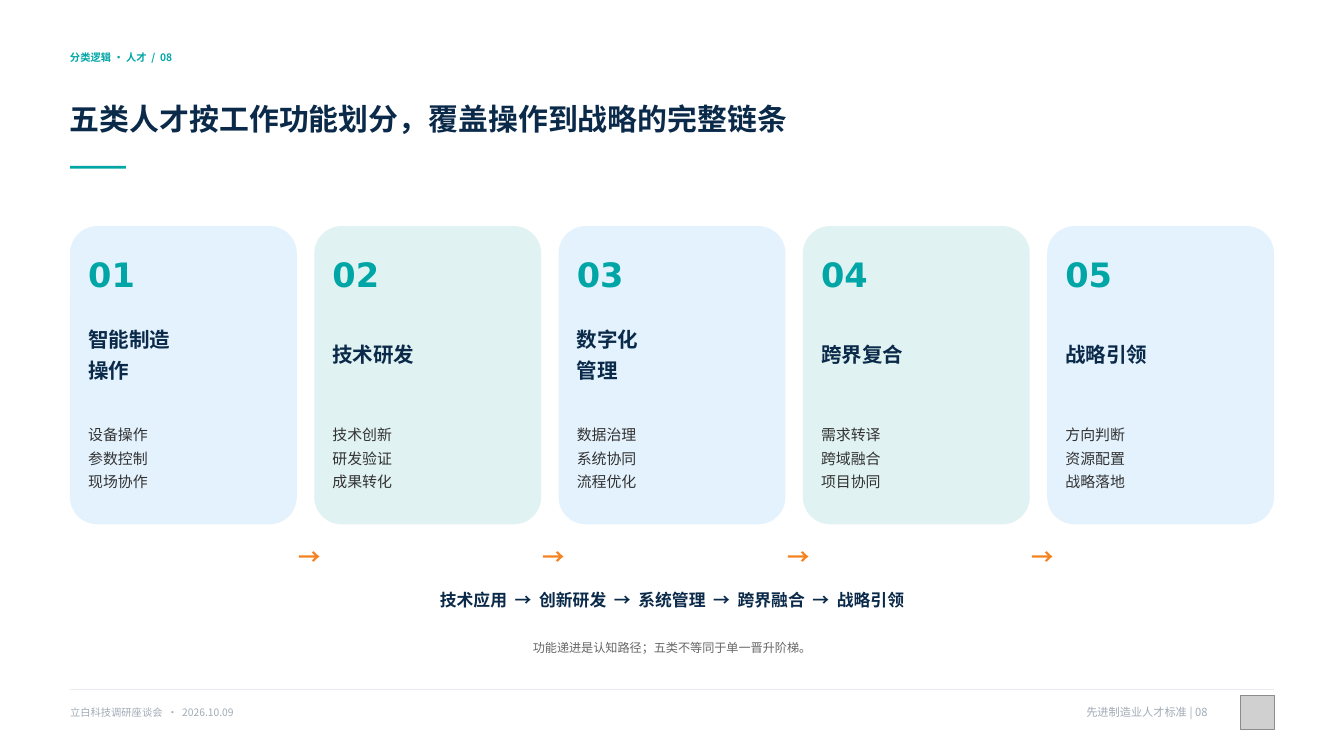
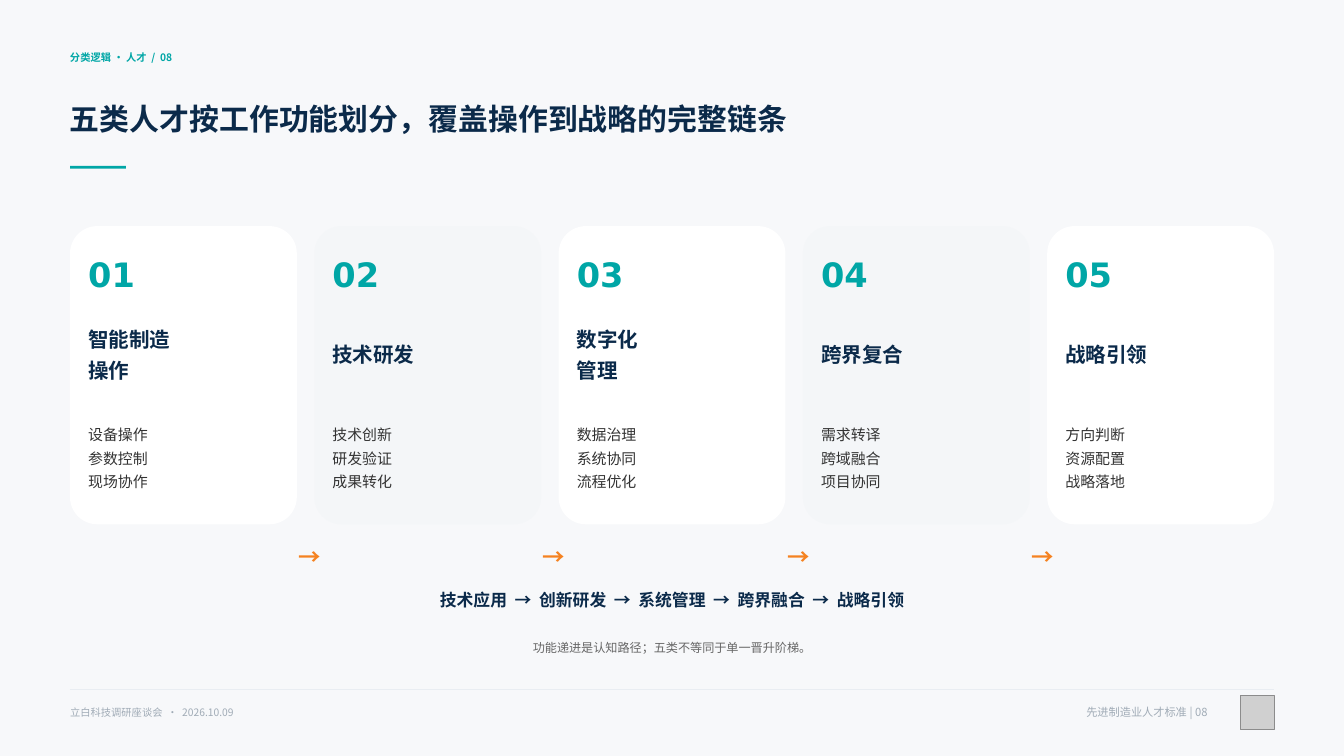
Before and after one commit to sanwenyuwochichichi-tech/ppt, a slide deck: slide 8 of deliverables/libai-competency-16-slides.pptx. Drawn at 1344x756 pixels with LibreOffice and Linux fonts; fonts in the diff are those of the drawing; grey boxes stand for pictures. Boxes give left, top, right and bottom in pixels: in the first picture for what was removed or moved away, otherwise in the second. Text is boxed around its words. In the diff, an @@ line names an element or a change of style, - is before the commit and + after.

```diff
--- a/deliverables/libai-competency-16-slides.pptx
+++ b/deliverables/libai-competency-16-slides.pptx
@@ background #FFFFFF to #F7F8FA @@
@@ rounded rectangle at (314, 226, 542, 524): fill #E0F2F1 to #F4F6F8 @@
@@ rounded rectangle at (803, 226, 1030, 524): fill #E0F2F1 to #F4F6F8 @@
@@ fill #E3F2FD to #FFFFFF in 3 elements at (70, 226, 297, 524), (558, 226, 786, 524), (1047, 226, 1274, 524) @@
```
Also in this commit, not shown: 15 other slides changed, 7 other files.
